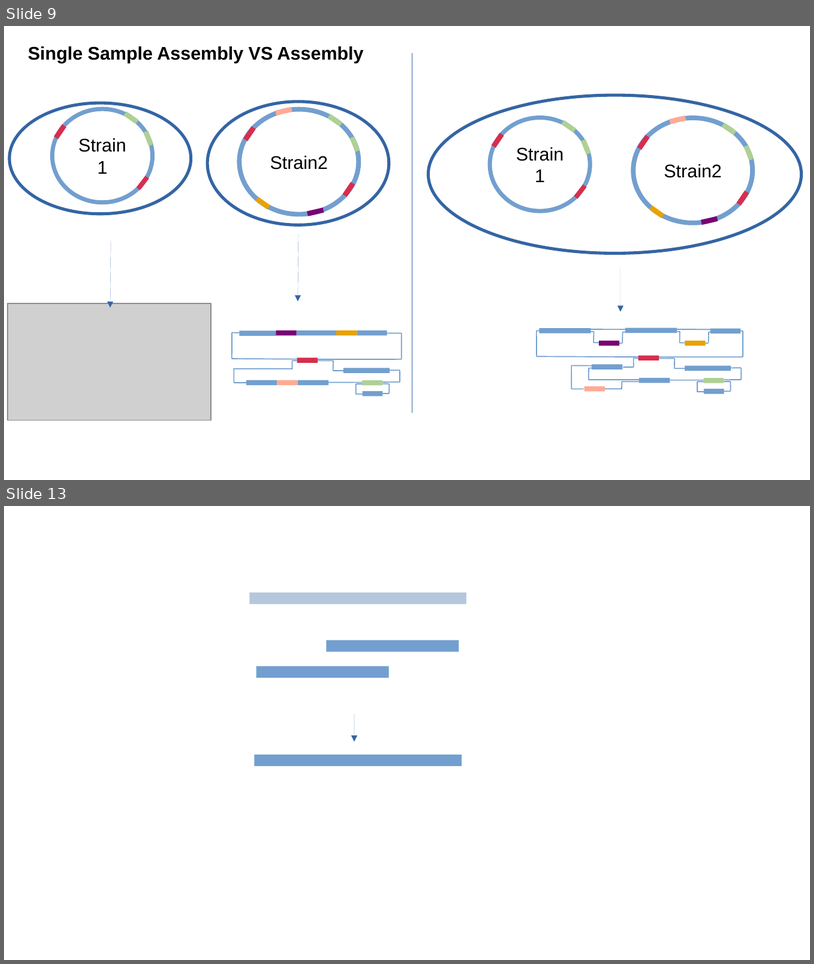
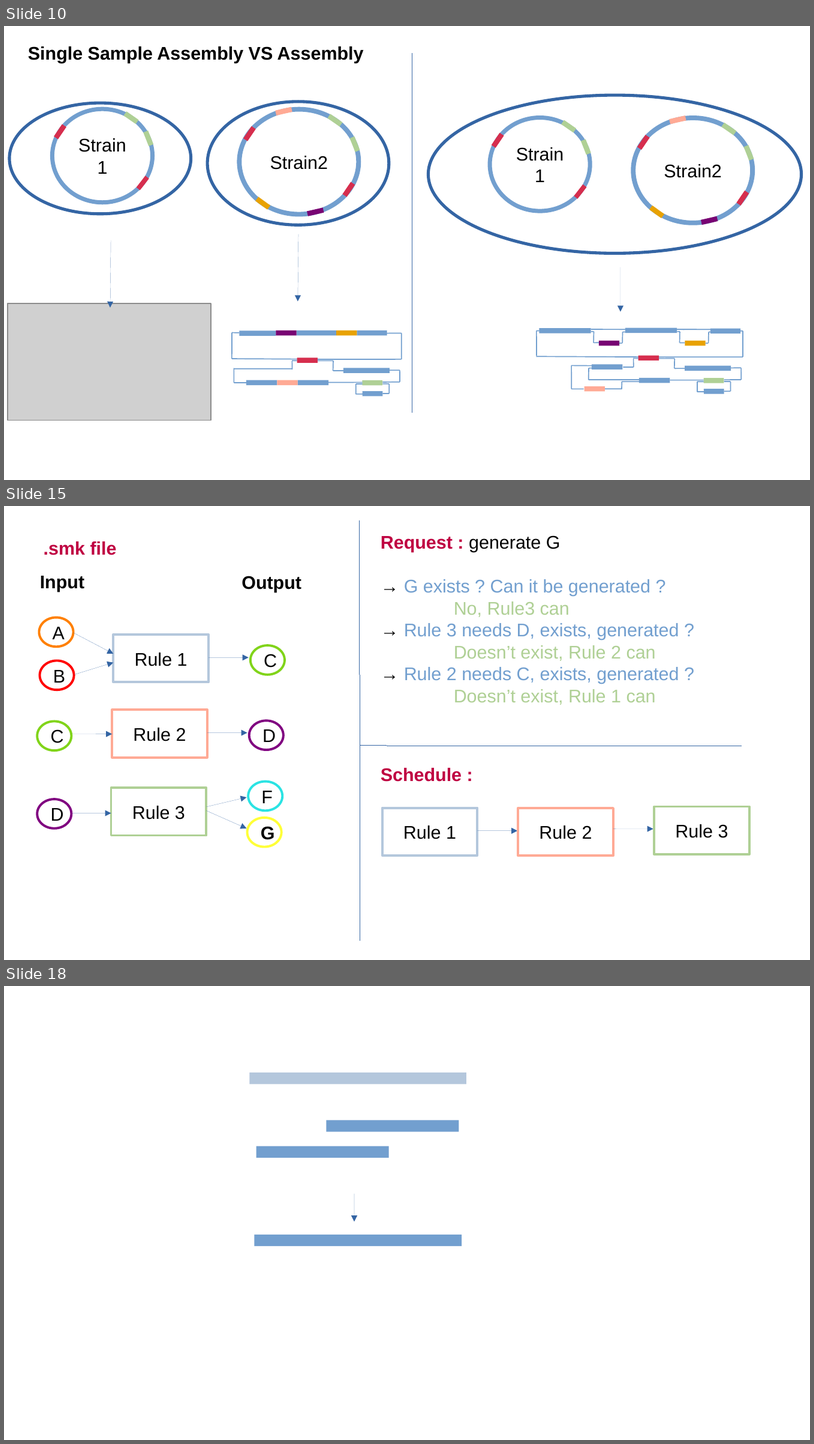
Before and after one commit to Sebastien-Raguideau/Ebame, a slide deck: Figures/ebame_figs.odp. Shown one above the other, each under a label of ours: slides 9 and 13 before the commit, slides 10, 15 and 18 after it; the slides between them are not shown. The pictures are 814x964 and 814x1444 pixels, drawn with LibreOffice and Linux fonts; fonts in the diff are those of the drawing; grey boxes stand for pictures. Boxes give left, top, right and bottom in pixels: in the first picture for what was removed or moved away, otherwise in the second. Text is boxed around its words. In the diff, an @@ line names an element or a change of style, - is before the commit and + after.

```diff
--- a/Figures/ebame_figs.odp
+++ b/Figures/ebame_figs.odp
@@ slide 15 added at bbox=[4, 506, 810, 960], background #FFFFFF @@
@@ group added at bbox=[37, 520, 750, 940]: 10 arrows, 8 ellipses, 6 rectangles, 5 texts, 2 lines @@
+Rule 1
+A
+B
+Input
+Output
+C
+Rule 2
+D
+Rule 3
+F
+C
+D
+G
+Request : generate G
+→ G exists ? Can it be generated ?
+No, Rule3 can
+→ Rule 3 needs D, exists, generated ?
+Doesn’t exist, Rule 2 can
+→ Rule 2 needs C, exists, generated ?
+Doesn’t exist, Rule 1 can
+Schedule :
+Rule 1
+Rule 2
+Rule 3
+.smk file
@@ what was slide 9 is now slide 10 @@
@@ what was slide 13 is now slide 18 @@
```
Also in this commit, not shown: 8 slides changed, 5 other slides added, 1 slide removed, 1 other file.
